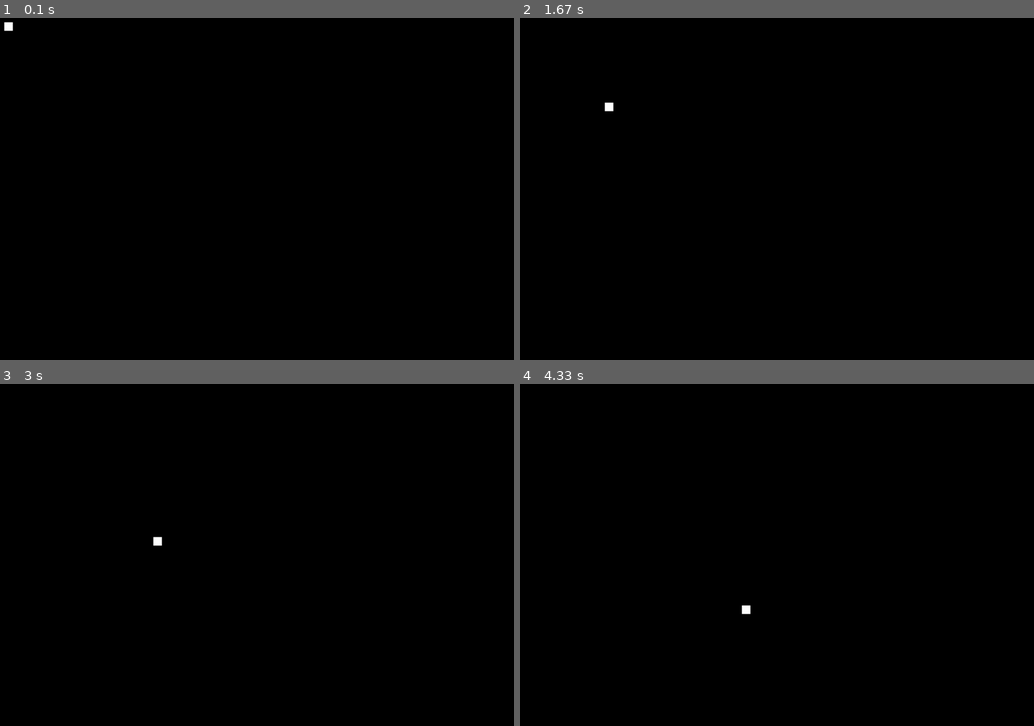
Above: before the commit, frames 1-4 (two rows, left to right).
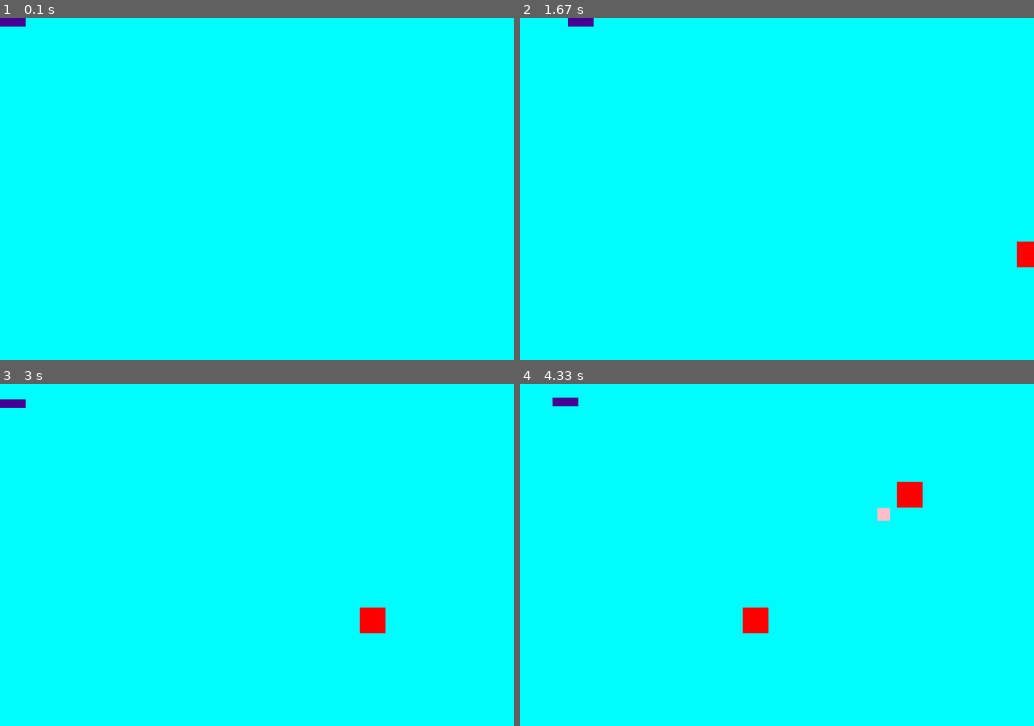
Above: after the commit, the same moments.

Repository: Michael-Kiniaiev/py-game
Game: pygame game, started from main.py
The game is run twice, just before and just after one commit, with the same random seed, the same clock (stepped at 60 frames per second) and the same inputs.
Inputs:
- Up to frame 1 (0.1 s): no input
- Up to frame 2 (1.67 s): hold Right 0.33-0.8 s; hold Right 1.17-1.63 s
- Up to frame 3 (3 s): hold Left 1.67-2.2 s; hold Down 2.23-2.53 s; hold Left 2.57-2.97 s
- Up to frame 4 (4.33 s): hold Up 3-3.37 s; hold Right 3.4-4.03 s; hold Down from 4.07 s (still down)

The runs differ from the first frame. In frame 1, 100% of the frame differs, in the area x 0-100%, y 0-100%; in frame 2, 100%; in frame 3, 100%; in frame 4, 100%.

Commit message:
enemies & bonuses

Diff:
--- a/main.py
+++ b/main.py
@@ -1,5 +1,6 @@
+import random
 import pygame
-from pygame.constants import QUIT
+from pygame.constants import QUIT, K_DOWN, K_UP, K_LEFT, K_RIGHT
 
 pygame.init()
 
@@ -8,42 +9,89 @@
 HEIGHT = 800
 WIDTH = 1200
 
-COLOR_WHITE = (255, 255, 255)
-COLOR_BLACK = (0, 0, 0)
+COLOR_PLAYER = (72, 0, 151)
+COLOR_DISPLAY = (1, 255, 255)
+COLOR_ENEMIES = (255, 0, 0)
+
+CREATE_ENEMY = pygame.USEREVENT +1
+CREATE_BONUS = pygame.USEREVENT +2
+
+pygame.time.set_timer(CREATE_ENEMY, 1500)
+pygame.time.set_timer(CREATE_BONUS, 1500)
 
 main_display = pygame.display.set_mode((WIDTH, HEIGHT))
 
-player_size = (20, 20)
+player_size = (60, 20)
 player = pygame.Surface(player_size)
-player.fill(COLOR_WHITE)
+player.fill(COLOR_PLAYER)
 player_rect = player.get_rect()
-player_speed = [1, 1]
+player_move_down = [0, 1]
+player_move_up = [-0, -1]
+player_move_right = [1, 0]
+player_move_left = [-1, -0]
+
+def create_enemy():
+    enemy_size = (60, 60)
+    enemy = pygame.Surface(enemy_size)
+    enemy.fill(COLOR_ENEMIES)
+    enemy_rect = pygame.Rect(WIDTH, random.randint(0, HEIGHT), *enemy_size)
+    enemy_move = [random.randint(-3, -1), 0]
+    return [enemy, enemy_rect, enemy_move]
+
+def create_bonus():
+    bonus_colors_list = ('yellow', 'green', 'purple', 'gold', 'pink',)
+    COLOR_BONUS = (random.choice(bonus_colors_list))
+    bonus_size = (30, 30)
+    bonus = pygame.Surface(bonus_size)
+    bonus.fill(COLOR_BONUS)
+    bonus_rect = pygame.Rect(random.randint(0, WIDTH), -30, *bonus_size)
+    bonus_move = [0, random.randint(0, 2)]
+    return [bonus, bonus_rect, bonus_move]
 
 playing = True
+enemies = []
+bonus_list = []
 
 while playing:
-    FPS.tick(120)
+    FPS.tick(220)
 
     for event in pygame.event.get():
         if event.type == QUIT:
             playing = False
+        if event.type == CREATE_ENEMY:
+            enemies.append(create_enemy())
+        if event.type == CREATE_BONUS:
+            bonus_list.append(create_bonus())
 
-    main_display.fill(COLOR_BLACK)
+    main_display.fill(COLOR_DISPLAY)
 
-    if player_rect.bottom >= HEIGHT:
-        player_speed[1] = -player_speed[1]
+    keys = pygame.key.get_pressed()
 
-    if player_rect.top < 0:
-        player_speed[1] = -player_speed[1]
+    if keys[K_DOWN] and player_rect.bottom < HEIGHT:
+        player_rect = player_rect.move(player_move_down)
+    if keys[K_UP] and player_rect.top > 0:
+        player_rect = player_rect.move(player_move_up)
+    if keys[K_RIGHT] and player_rect.right < WIDTH:
+        player_rect = player_rect.move(player_move_right)
+    if keys[K_LEFT] and player_rect.left > 0:
+        player_rect = player_rect.move(player_move_left)
 
-    if player_rect.right >= WIDTH:
-        player_speed[0] = -player_speed[0]
+    for enemy in enemies:
+        enemy[1] = enemy[1].move(enemy[2])
+        main_display.blit(enemy[0], enemy[1])
 
-    if player_rect.left < 0:
-        player_speed[0] = -player_speed[0]
+    for bonus in bonus_list:
+        bonus[1] = bonus[1].move(bonus[2])
+        main_display.blit(bonus[0], bonus[1])
 
     main_display.blit(player, player_rect)
 
-    player_rect = player_rect.move(player_speed)
+    pygame.display.flip()
 
-    pygame.display.flip()
+    for enemy in enemies:
+        if enemy[1].left < 0:
+            enemies.pop(enemies.index(enemy))
+
+    for bonus in bonus_list:
+        if bonus[1].bottom >= HEIGHT:
+            bonus_list.pop(bonus_list.index(bonus))
